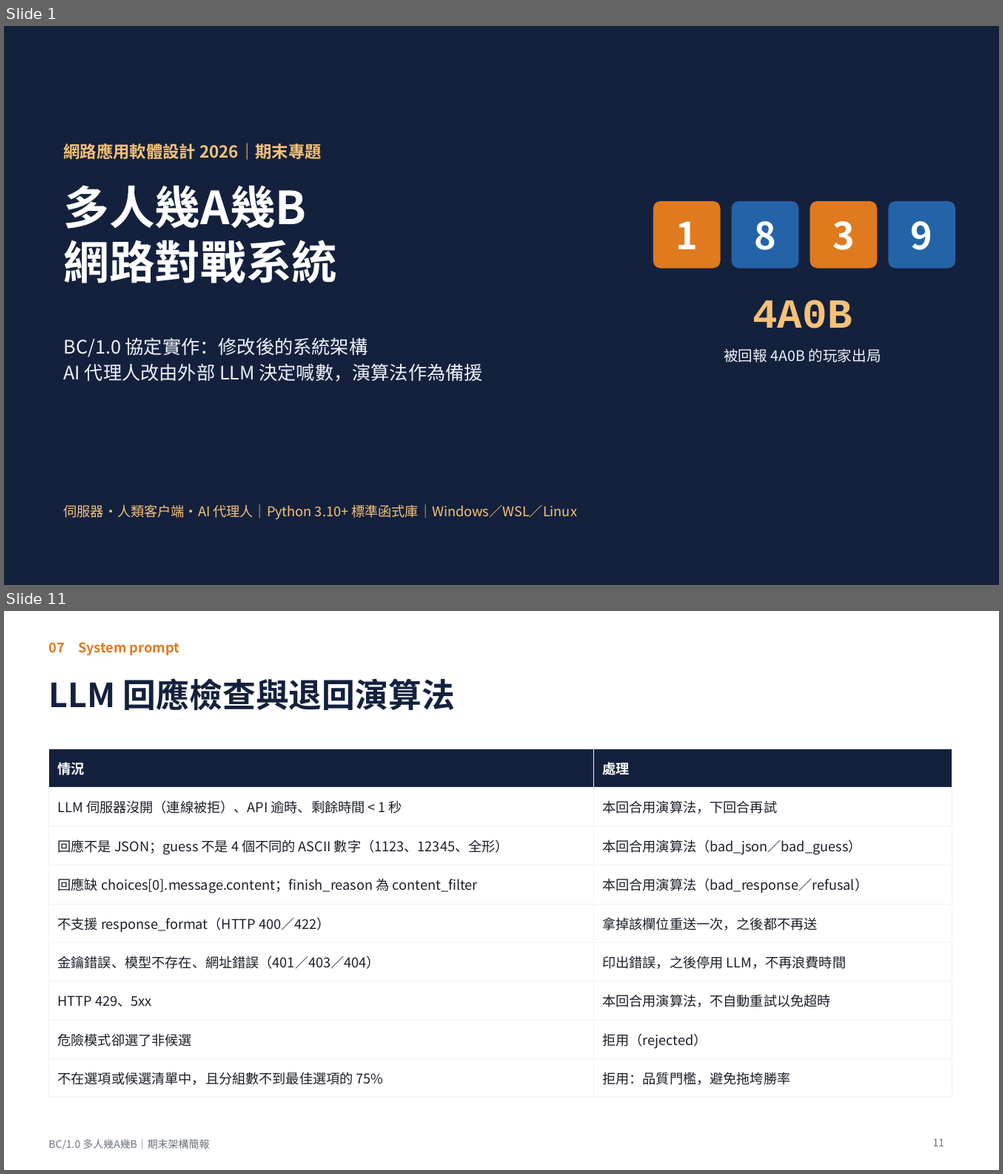
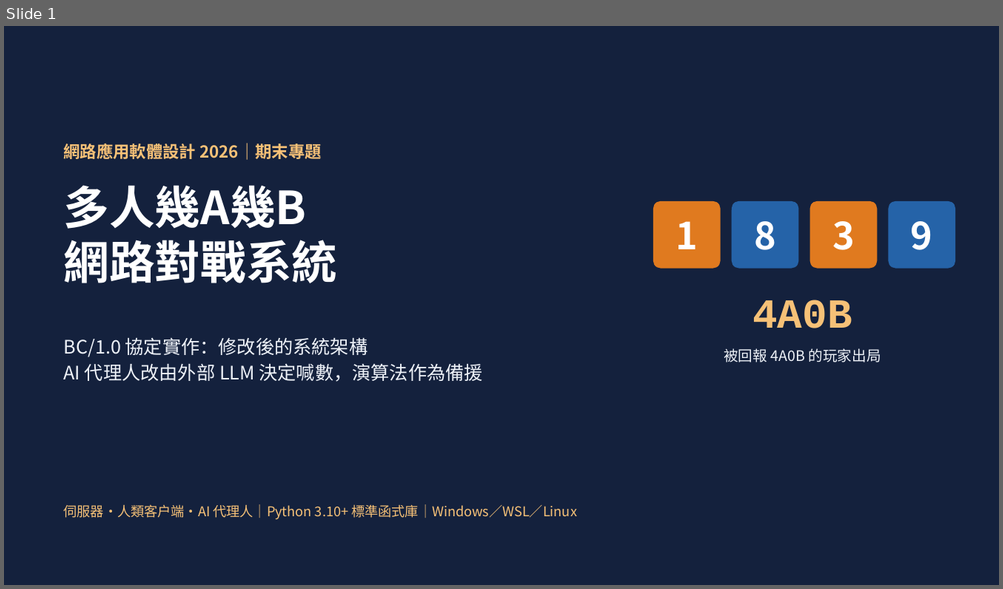
Before and after one commit to TAIWAN-ET/web_application2026_project, a slide deck: slides/期末架構簡報.pptx. Shown one above the other, each under a label of ours: slides 1 and 11 before the commit, slide 1 after it; the slides between them are not shown. The pictures are 1003x1174 and 1003x589 pixels, drawn with LibreOffice and Linux fonts; fonts in the diff are those of the drawing. Boxes give left, top, right and bottom in pixels: in the first picture for what was removed or moved away, otherwise in the second. Text is boxed around its words. In the diff, an @@ line names an element or a change of style, - is before the commit and + after.

```diff
--- a/slides/期末架構簡報.pptx
+++ b/slides/期末架構簡報.pptx
@@ slide 11 removed at <box>4,611,999,1170</box>, background #FFFFFF @@
@@ text removed at <box>48,642,179,655</box> @@
-07 System prompt
@@ title removed at <box>48,678,455,710</box> @@
-LLM 回應檢查與退回演算法
@@ table removed at <box>48,749,951,1088</box>, 9 rows, 2 columns @@
-情況 | 處理
-LLM 伺服器沒開（連線被拒）、API 逾時、剩餘時間 < 1 秒 | 本回合用演算法，下回合再試
-回應不是 JSON；guess 不是 4 個不同的 ASCII 數字（1123、12345、全形） | 本回合用演算法（bad_json／bad_guess）
-回應缺 choices[0].message.content；finish_reason 為 content_filter | 本回合用演算法（bad_response／refusal）
-不支援 response_format（HTTP 400／422） | 拿掉該欄位重送一次，之後都不再送
-金鑰錯誤、模型不存在、網址錯誤（401／403／404） | 印出錯誤，之後停用 LLM，不再浪費時間
-HTTP 429、5xx | 本回合用演算法，不自動重試以免超時
-危險模式卻選了非候選 | 拒用（rejected）
-不在選項或候選清單中，且分組數不到最佳選項的 75% | 拒用：品質門檻，避免拖垮勝率
@@ text removed at <box>48,1139,209,1150</box> @@
-BC/1.0 多人幾A幾B｜期末架構簡報
@@ page number removed at <box>933,1139,945,1147</box> @@
-11
```
Also in this commit, not shown: 6 slides changed, 2 slides added, 8 other slides removed, 2 other files.
